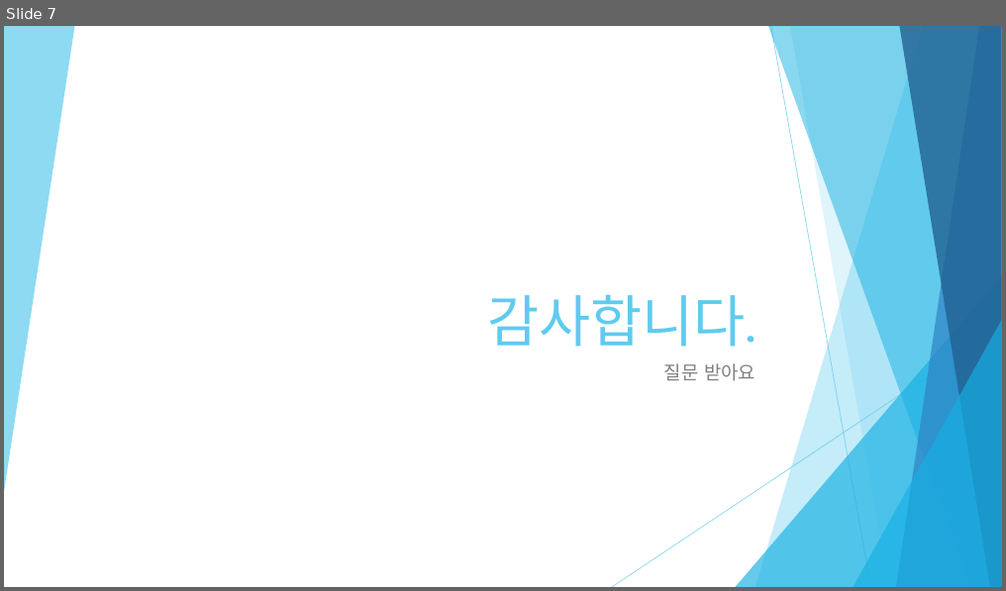
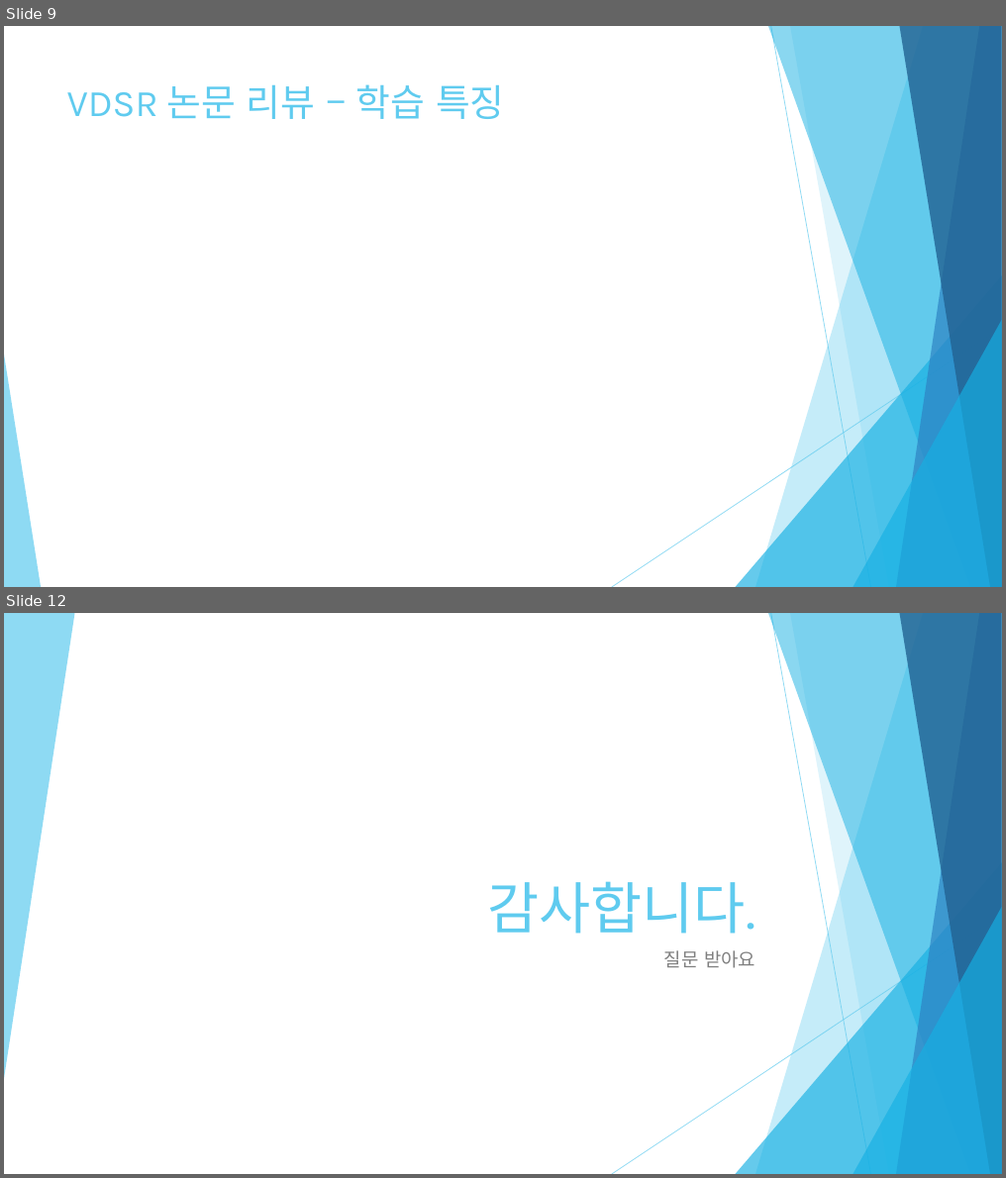
Before and after one commit to Refstop/Digital_Image_Process, a slide deck: term_project/report/DIP_Term_Project.pptx. Shown one above the other, each under a label of ours: slide 7 before the commit, slides 9 and 12 after it; the slides between them are not shown. The pictures are 1006x591 and 1006x1178 pixels, drawn with LibreOffice and Linux fonts; fonts in the diff are those of the drawing; grey boxes stand for pictures. Boxes give left, top, right and bottom in pixels: in the first picture for what was removed or moved away, otherwise in the second. Text is boxed around its words. In the diff, an @@ line names an element or a change of style, - is before the commit and + after.

```diff
--- a/term_project/report/DIP_Term_Project.pptx
+++ b/term_project/report/DIP_Term_Project.pptx
@@ slide 9 added at (4,26,1002,587), background #FFFFFF; not listed: 9 template elements that a slide beside it also shows @@
@@ title added at (67,84,505,119), 36 pt, text #5FCBEF @@
+VDSR 논문 리뷰 – 학습 특징
@@ triangle added at (4,355,41,587), fill #5FCBEF at 70% opacity @@
@@ what was slide 7 is now slide 12 @@
```
Also in this commit, not shown: 2 slides changed, 8 other slides added, 4 slides removed, 19 other files.
